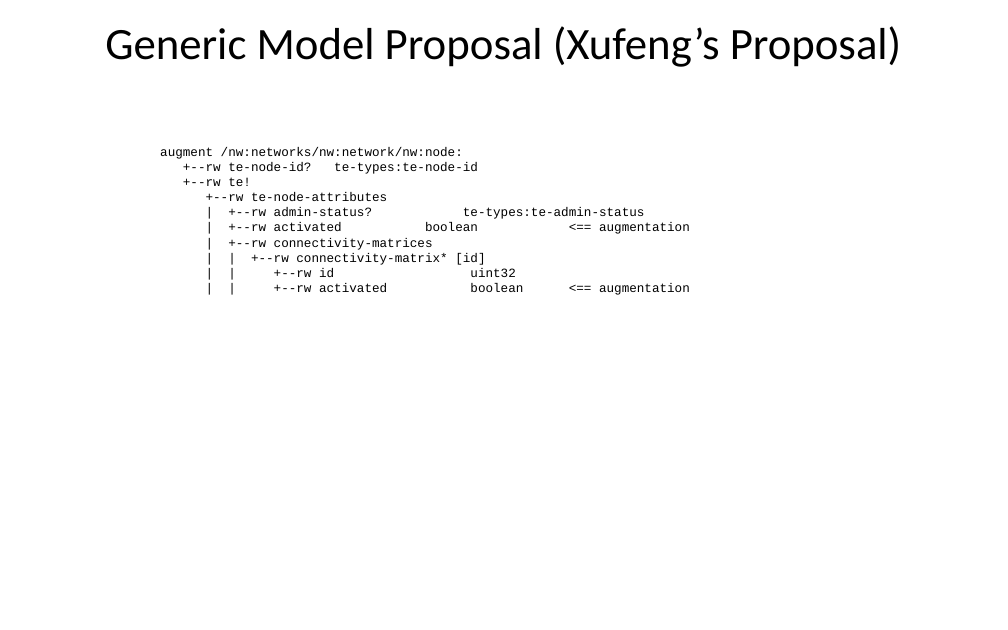
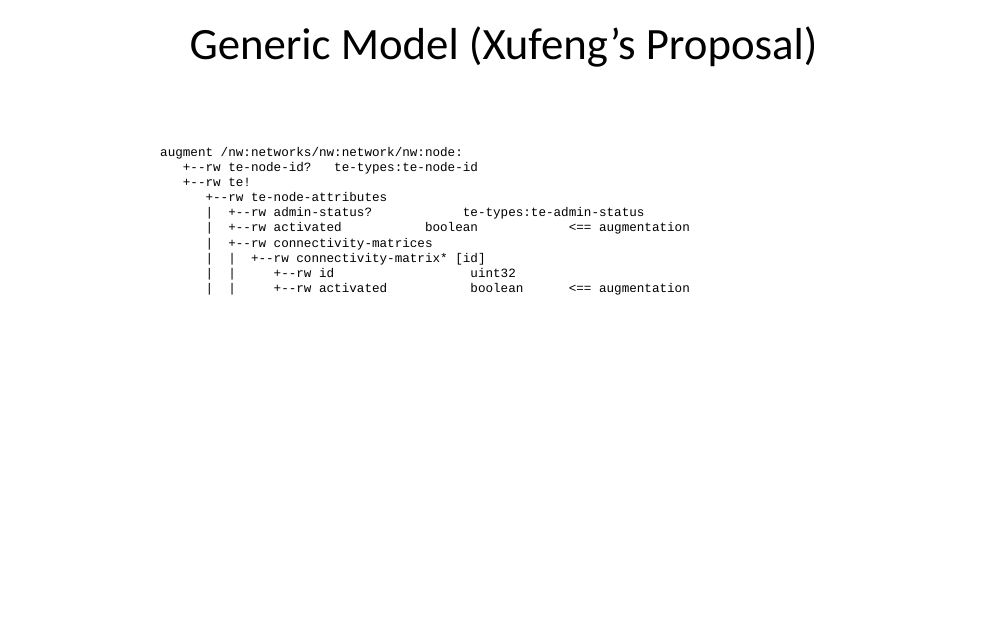
Before and after one commit to aguoietf/ietf-ccamp-yang-otn-slicing, a slide deck: slide 24 of Meeting Materials/otn slicing discussion slides.pptx. Drawn at 1008x630 pixels with LibreOffice and Linux fonts; fonts in the diff are those of the drawing. Boxes give left, top, right and bottom in pixels: in the first picture for what was removed or moved away, otherwise in the second. Text is boxed around its words. In the diff, an @@ line names an element or a change of style, - is before the commit and + after.

```diff
--- a/Meeting Materials/otn slicing discussion slides.pptx
+++ b/Meeting Materials/otn slicing discussion slides.pptx
@@ title at box(190, 26, 818, 67): text changed @@
-Generic Model Proposal (Xufeng’s Proposal)
+Generic Model (Xufeng’s Proposal)
```
Also in this commit, not shown: 2 other slides changed.
